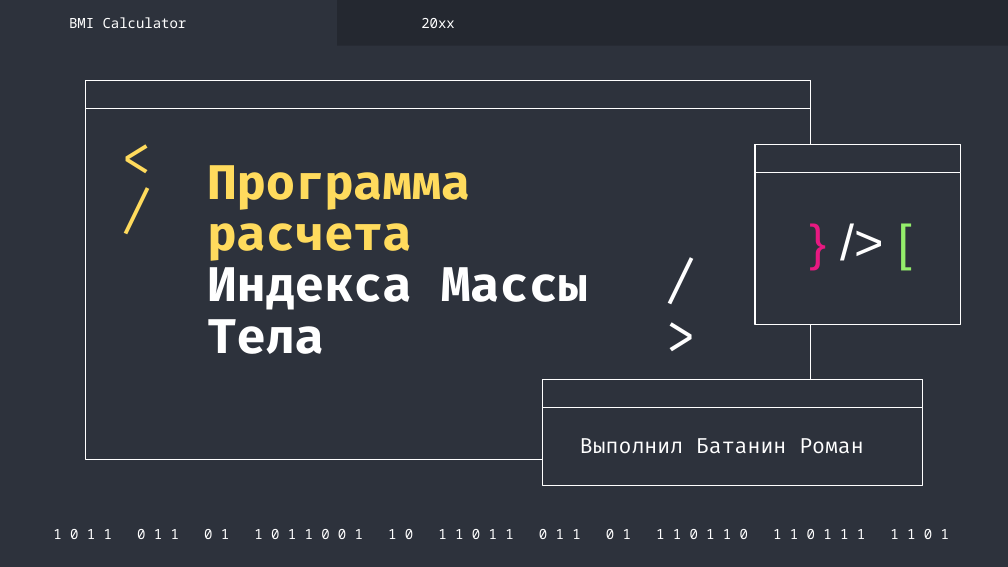
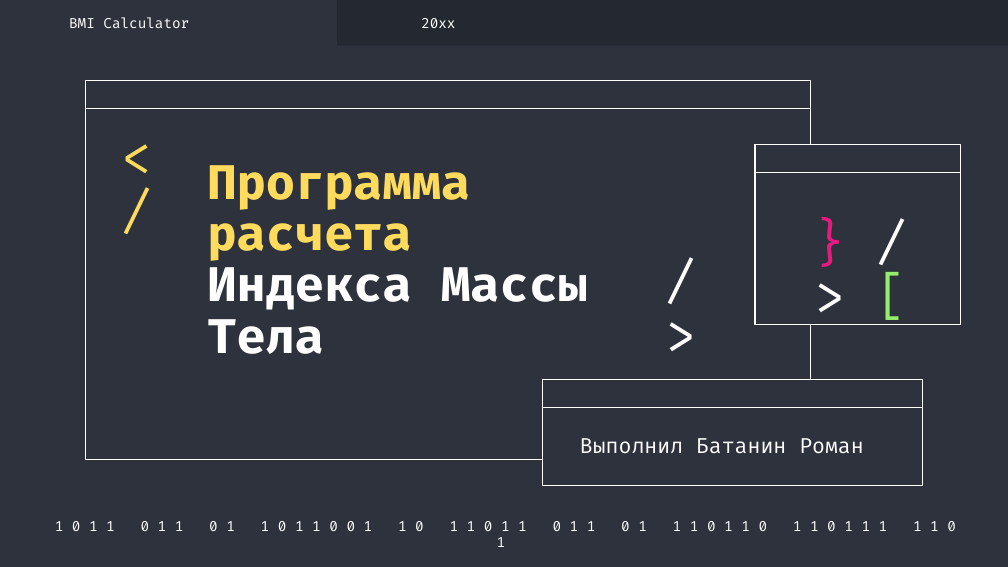
Before and after one commit to chiaker/BMI_calculator, a slide deck: slide 1 of презентация/презентация ИМТ проект.pptx. Drawn at 1008x567 pixels with LibreOffice and Linux fonts; fonts in the diff are those of the drawing. Boxes give left, top, right and bottom in pixels: in the first picture for what was removed or moved away, otherwise in the second. Text is boxed around its words. In the diff, an @@ line names an element or a change of style, - is before the commit and + after.

```diff
--- a/презентация/презентация ИМТ проект.pptx
+++ b/презентация/презентация ИМТ проект.pptx
@@ text "} /> [" at <box>793,207,927,289</box>: font Arial to Fira Code @@
@@ font Noto Sans Mono to Fira Code in 3 elements at <box>69,17,189,28</box>, <box>421,18,455,28</box>, <box>55,521,956,531</box> @@
```
Also in this commit, not shown: 5 other slides changed.
